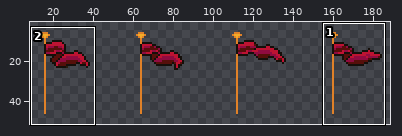
One commit to this sprite sheet: Assets/Art/Sprites/Objects/Structures/flag_town.png. The picture above shows the old version from afar; the outline marks the close-up.
Close-up. Earlier state:
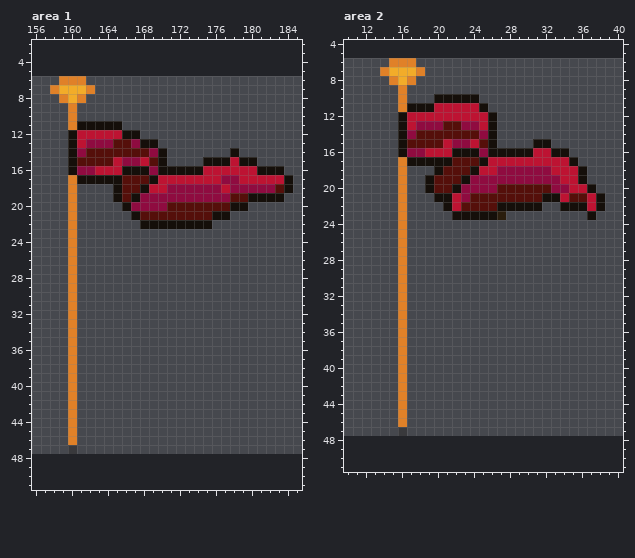
The file is 192x42 pixels. Shown: area 1: x 156..185, y 2..51; area 2: x 10..40, y 4..51. The old version is drawn lined up with the new one, on the new canvas. The wide view leaves out empty margins. The commit also changed other parts of the picture, which this record leaves out.
And afterwards:
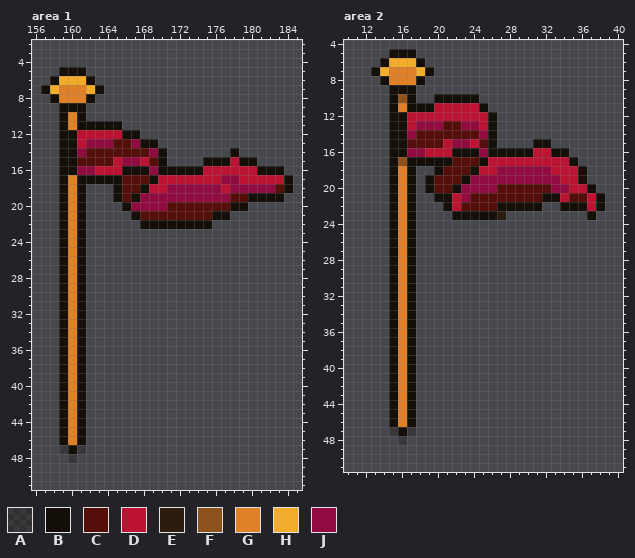
Palette (. is transparent): A #150f0a44  B #150f0a  C #550f0a  D #bd1332  E #2a1d0d  F #8e531c  G #e08128  H #f2ac29  J #8f0b40
What changed:
canvas 192x42 -> 192x52, the old top-left corner now at 0,6
Area 1:
The edit adds colour A in row 47 at x 159 and 161; in row 48 at x 160.
The edit adds colour B in row 5 at x 159 to 161; in row 6 at x 158 and 162; in row 7 at x 157 and 163; in row 8 at x 158 and 162; in rows 9 to 10 at x 159 and 161; in rows 11 to 17 at x 159.
The edit adds colour B in rows 18 to 46 at x 159 and 161.
Colour A gives way to colour B in row 47 at x 160.
Colour G gives way to colour B in row 9 at x 160.
Colour H gives way to colour G in row 7 at x 159 to 161; in row 8 at x 160.
Colour G gives way to colour H in row 6 at x 159 to 161; in row 7 at x 158 and 162.
Area 2:
The edit adds colour A in row 47 at x 15 and 17; in row 48 at x 16.
The edit adds colour B in row 5 at x 15 to 17; in row 6 at x 14 and 18; in row 7 at x 13 and 19; in row 8 at x 14 and 18; in rows 9 to 10 at x 15 and 17; in rows 11 to 17 at x 15.
The edit adds colour B in rows 18 to 46 at x 15 and 17.
Colour A gives way to colour B in row 47 at x 16.
Colour G gives way to colour B in row 9 at x 16.
Colour G gives way to colour F in row 10 at x 16; in row 17 at x 16.
Colour H gives way to colour G in row 7 at x 15 to 17; in row 8 at x 16.
Colour G gives way to colour H in row 6 at x 15 to 17; in row 7 at x 14 and 18.
